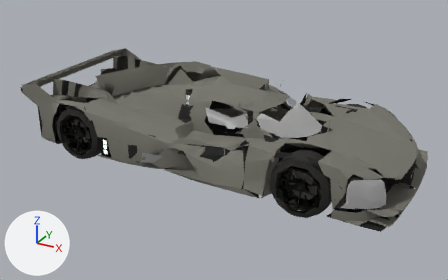
One commit to the glTF model public/assets/models/tm_tempesta_race.glb: the scene before it, then after it.
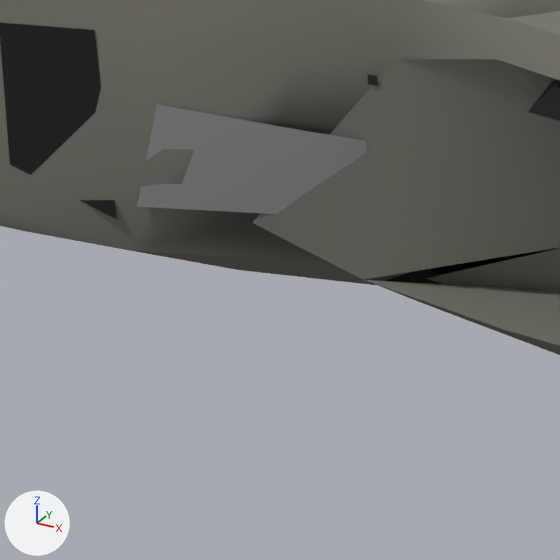
The first picture shows the older version from a camera (50 mm lens) standing at (0.0356, -0.0644, 0.0348) and looking at (0.0008, -0.0011, 0.0031). The close-ups show the older and then the newer version on the part from 29% to 40% of the width and 51% to 70% of the height of that picture. Only the edits that show in the close-ups are written down. Every picture has the same lights, and +X, +Y and +Z are marked at lower left. Where no turn or scale is listed for an object, it has been applied to the vertices.

Names of what the first close-up shows: 'EXT_DECALS_EXT_DECALS_0', 'GEO_BODY_EXT_CARPAINT_0', 'GEO_CHASSIS_EXT_CHASSIS_CARBON_0', 'L_NUMBERPLATE_NUMBERPLATE_0'.
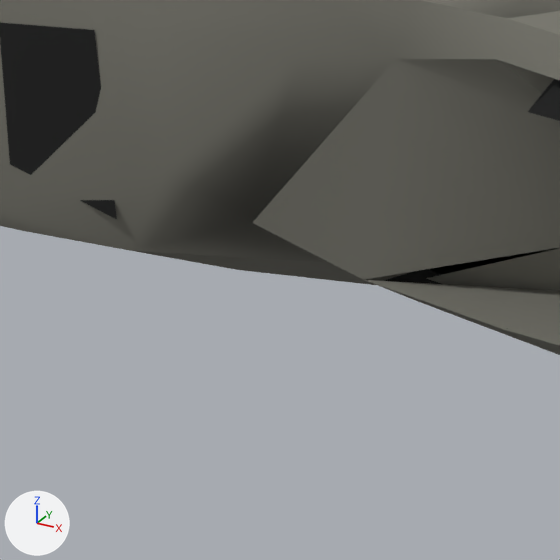
Where the newer file only moved an object's origin or applied its transform, the numbers keep the older frame.

Where the change shows, as pixel boxes [x1, y1, x2, y2] in the close-ups (560 x 560 px):
'L_NUMBERPLATE_NUMBERPLATE_0', deleted
    before: [137, 104, 367, 214]
'EXT_DECALS_EXT_DECALS_0', deleted
    before: [367, 75, 378, 86]

Edits to the bpy script that builds the scene:
```text
Remove ob_l_numberplate_numberplate_0:
    ob_l_numberplate_numberplate_0 = bpy.data.objects.new('L_NUMBERPLATE_NUMBERPLATE_0', me_l_numberplate_numberplate_0)
    ob_l_numberplate_numberplate_0.location = (-0.00449, 0.0, 0.00277)
Remove ob_ext_decals_ext_decals_0:
    ob_ext_decals_ext_decals_0 = bpy.data.objects.new('EXT_DECALS_EXT_DECALS_0', me_ext_decals_ext_decals_0)
    ob_ext_decals_ext_decals_0.location = (-0.00054, 0.0, 0.00507)
```
